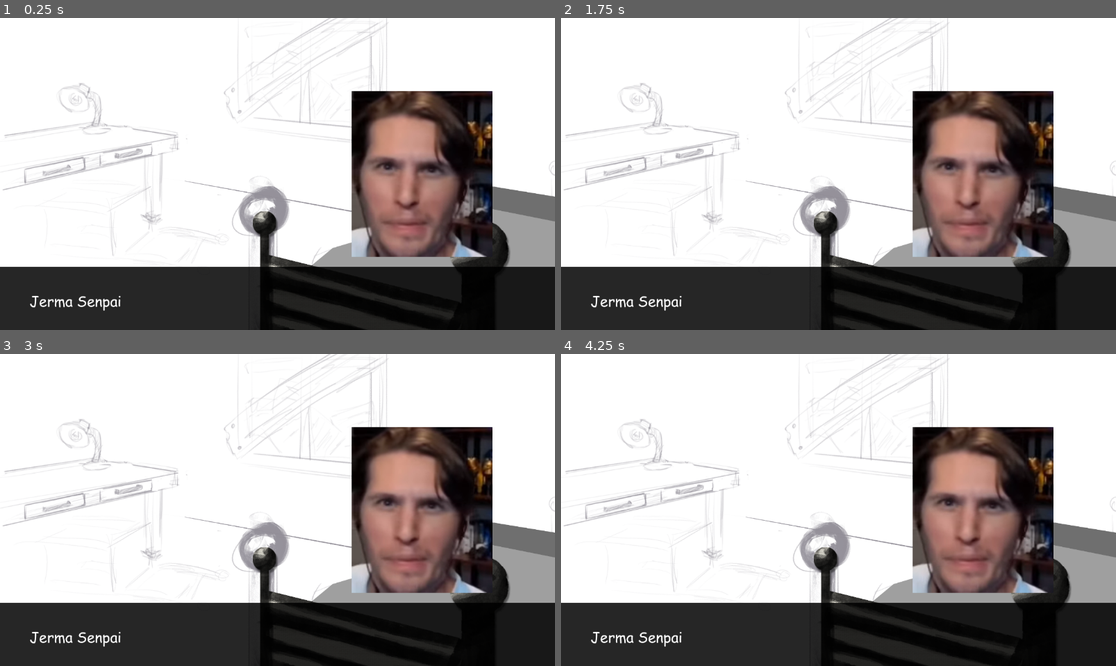
Above: before the commit, frames 1-4 (two rows, left to right).
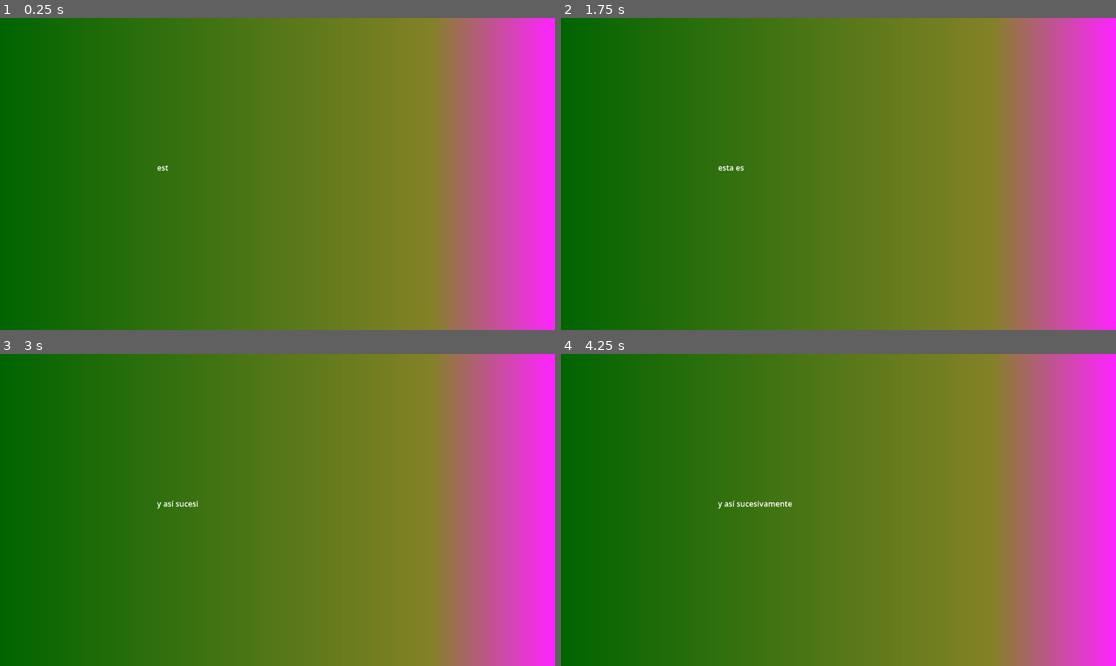
Above: after the commit, the same moments.

Repository: mariaclarasalona-gif/2026_LV3_TP4_paratexto
Game: Godot game, scene res://escenas/escena_intro.tscn
Two runs of this game, one before a commit and one after it. Both use one fixed random seed, a clock stepped at 60 frames per second and the inputs below. Before the commit the project starts from res://escenas/pruebas.tscn. The engine's default icon, where the game draws it, is replaced by a stand-in: a white triangle on a blue panel in a dark square.
Inputs (mouse positions are in pixels of both pictures, inside the frame that each line leads up to):
- Up to frame 1 (0.25 s): no input
- Up to frame 2 (1.75 s): tap Enter at 0.5 s; move the mouse to (960, 158) at 0.52 s; press the mouse at (960, 158) at 0.53 s; tap Space at 1.25 s; move the mouse to (727, 189) at 1.27 s; release the mouse at (727, 189) at 1.28 s; click (727, 189) at 1.35 s
- Up to frame 3 (3 s): tap Enter at 2 s; move the mouse to (333, 441) at 2.02 s; press the mouse at (333, 441) at 2.03 s; tap Space at 2.75 s; move the mouse to (249, 572) at 2.77 s; release the mouse at (249, 572) at 2.78 s; click (249, 572) at 2.85 s
- Up to frame 4 (4.25 s): tap Enter at 3.5 s; move the mouse to (1005, 556) at 3.52 s; press the mouse at (1005, 556) at 3.53 s

The runs differ from the first frame. In frame 1, 100% of the frame differs, in the area x 0-100%, y 0-100%; in frame 2, 100%; in frame 3, 100%; in frame 4, 100%.

Commit message:
in game completo
ya está todo funcionando, queda cambiar los placeholders :)
si tengo un ratito más, lo comento bien

Diff:
--- a/lv-3-2026-tp-4-paratexto/escenas/escena_in_game.tscn
+++ b/lv-3-2026-tp-4-paratexto/escenas/escena_in_game.tscn
@@ -1,4 +1,8 @@
 [gd_scene format=3 uid="uid://b1aw6t3qsrecc"]
+
+[ext_resource type="Script" uid="uid://b6te5ibgoon81" path="res://scripts/game_manager.gd" id="1_cbidq"]
+[ext_resource type="PackedScene" uid="uid://2ttvses1rjhk" path="res://escenas/escena_objeto.tscn" id="1_ntwcm"]
+[ext_resource type="PackedScene" uid="uid://c17cu5msoss0l" path="res://escenas/escena_lista.tscn" id="2_uvhu4"]
 
 [sub_resource type="Gradient" id="Gradient_j4sy0"]
 offsets = PackedFloat32Array(0, 0.77710843, 1)
@@ -7,13 +11,16 @@
 [sub_resource type="GradientTexture1D" id="GradientTexture1D_nlmh5"]
 gradient = SubResource("Gradient_j4sy0")
 
-[node name="game_manager" type="Control" unique_id=1130406808]
+[node name="game_manager" type="Control" unique_id=1130406808 node_paths=PackedStringArray("container_objetos", "lista")]
 layout_mode = 3
 anchors_preset = 15
 anchor_right = 1.0
 anchor_bottom = 1.0
 grow_horizontal = 2
 grow_vertical = 2
+script = ExtResource("1_cbidq")
+container_objetos = NodePath("container_objetos")
+lista = NodePath("escena_lista")
 
 [node name="container_UI" type="Control" parent="." unique_id=917628729]
 layout_mode = 1
@@ -31,3 +38,58 @@
 grow_horizontal = 2
 grow_vertical = 2
 texture = SubResource("GradientTexture1D_nlmh5")
+
+[node name="container_objetos" type="Control" parent="." unique_id=1803206316]
+layout_mode = 1
+anchors_preset = 15
+anchor_right = 1.0
+anchor_bottom = 1.0
+grow_horizontal = 2
+grow_vertical = 2
+
+[node name="objeto0" parent="container_objetos" unique_id=1848360090 instance=ExtResource("1_ntwcm")]
+layout_mode = 1
+offset_left = 341.0
+offset_top = 160.0
+offset_right = 490.0
+offset_bottom = 300.0
+
+[node name="objeto1" parent="container_objetos" unique_id=1070698480 instance=ExtResource("1_ntwcm")]
+layout_mode = 1
+offset_left = 160.0
+offset_top = -207.0
+offset_right = 309.0
+offset_bottom = -67.0
+
+[node name="objeto2" parent="container_objetos" unique_id=347367949 instance=ExtResource("1_ntwcm")]
+layout_mode = 1
+offset_left = -242.0
+offset_top = -263.0
+offset_right = -93.0
+offset_bottom = -123.0
+
+[node name="objeto3" parent="container_objetos" unique_id=1683638524 instance=ExtResource("1_ntwcm")]
+layout_mode = 1
+offset_left = -141.0
+offset_top = 70.0
+offset_right = 8.0
+offset_bottom = 210.0
+
+[node name="objeto4" parent="container_objetos" unique_id=1661644498 instance=ExtResource("1_ntwcm")]
+layout_mode = 1
+offset_left = -491.0
+offset_right = -342.0
+offset_bottom = 76.0
+
+[node name="escena_lista" parent="." unique_id=1333590021 instance=ExtResource("2_uvhu4")]
+layout_mode = 1
+offset_left = 24.0
+offset_top = 415.0
+offset_right = -797.0
+offset_bottom = 130.0
+
+[connection signal="pressed" from="container_objetos/objeto0" to="." method="encontro_objeto" binds= [0]]
+[connection signal="pressed" from="container_objetos/objeto1" to="." method="encontro_objeto" binds= [1]]
+[connection signal="pressed" from="container_objetos/objeto2" to="." method="encontro_objeto" binds= [2]]
+[connection signal="pressed" from="container_objetos/objeto3" to="." method="encontro_objeto" binds= [3]]
+[connection signal="pressed" from="container_objetos/objeto4" to="." method="encontro_objeto" binds= [4]]
--- a/lv-3-2026-tp-4-paratexto/escenas/escena_intro.tscn
+++ b/lv-3-2026-tp-4-paratexto/escenas/escena_intro.tscn
@@ -1,4 +1,6 @@
 [gd_scene format=3 uid="uid://gme3vwuwj174"]
+
+[ext_resource type="Script" uid="uid://7ujlrqrinsig" path="res://scripts/escena_outro.gd" id="1_qwgsd"]
 
 [sub_resource type="Gradient" id="Gradient_j4sy0"]
 offsets = PackedFloat32Array(0, 0.77710843, 1)
@@ -7,13 +9,53 @@
 [sub_resource type="GradientTexture1D" id="GradientTexture1D_qwgsd"]
 gradient = SubResource("Gradient_j4sy0")
 
-[node name="escena_intro" type="Control" unique_id=384956637]
+[sub_resource type="Animation" id="Animation_jwg67"]
+length = 0.001
+tracks/0/type = "value"
+tracks/0/imported = false
+tracks/0/enabled = true
+tracks/0/path = NodePath(".:visible_ratio")
+tracks/0/interp = 1
+tracks/0/loop_wrap = true
+tracks/0/keys = {
+"times": PackedFloat32Array(0),
+"transitions": PackedFloat32Array(1),
+"update": 0,
+"values": [0.0]
+}
+
+[sub_resource type="Animation" id="Animation_pj0yc"]
+resource_name = "texto_aparece"
+length = 2.0
+tracks/0/type = "value"
+tracks/0/imported = false
+tracks/0/enabled = true
+tracks/0/path = NodePath(".:visible_ratio")
+tracks/0/interp = 1
+tracks/0/loop_wrap = true
+tracks/0/keys = {
+"times": PackedFloat32Array(0, 2),
+"transitions": PackedFloat32Array(1, 1),
+"update": 0,
+"values": [0.0, 1.0]
+}
+
+[sub_resource type="AnimationLibrary" id="AnimationLibrary_qwgsd"]
+_data = {
+&"RESET": SubResource("Animation_jwg67"),
+&"texto_aparece": SubResource("Animation_pj0yc")
+}
+
+[node name="escena_intro" type="Control" unique_id=384956637 node_paths=PackedStringArray("animator_texto", "texto")]
 layout_mode = 3
 anchors_preset = 15
 anchor_right = 1.0
 anchor_bottom = 1.0
 grow_horizontal = 2
 grow_vertical = 2
+script = ExtResource("1_qwgsd")
+animator_texto = NodePath("container_UI/texto/AnimationPlayer")
+texto = NodePath("container_UI/texto")
 
 [node name="container_UI" type="Control" parent="." unique_id=1430514330]
 layout_mode = 1
@@ -32,7 +74,7 @@
 grow_vertical = 2
 texture = SubResource("GradientTexture1D_qwgsd")
 
-[node name="RichTextLabel" type="RichTextLabel" parent="container_UI" unique_id=575366138]
+[node name="texto" type="RichTextLabel" parent="container_UI" unique_id=575366138]
 custom_minimum_size = Vector2(500, 50)
 layout_mode = 1
 anchors_preset = 8
@@ -47,3 +89,8 @@
 grow_horizontal = 2
 grow_vertical = 2
 text = "HOLAAAAAAA ACÁ VA TEXTOOOOOOOOO"
+visible_characters = 0
+visible_ratio = 0.0
+
+[node name="AnimationPlayer" type="AnimationPlayer" parent="container_UI/texto" unique_id=1998395510]
+libraries/ = SubResource("AnimationLibrary_qwgsd")
--- a/lv-3-2026-tp-4-paratexto/escenas/escena_lista.tscn
+++ b/lv-3-2026-tp-4-paratexto/escenas/escena_lista.tscn
@@ -1,14 +1,17 @@
 [gd_scene format=3 uid="uid://c17cu5msoss0l"]
 
 [ext_resource type="Texture2D" uid="uid://ckm4eixm48uq4" path="res://icon.svg" id="1_s70y2"]
+[ext_resource type="Script" uid="uid://b854vjajyjhkl" path="res://scripts/escena_lista.gd" id="1_t3np7"]
 
-[node name="escena_lista" type="Control" unique_id=1333590021]
+[node name="escena_lista" type="Control" unique_id=1333590021 node_paths=PackedStringArray("container_objetos")]
 layout_mode = 3
 anchors_preset = 15
 anchor_right = 1.0
 anchor_bottom = 1.0
 grow_horizontal = 2
 grow_vertical = 2
+script = ExtResource("1_t3np7")
+container_objetos = NodePath("margen_objetos/container_objetos")
 
 [node name="textura_fondo" type="TextureRect" parent="." unique_id=1605950833]
 layout_mode = 1
@@ -34,7 +37,7 @@
 [node name="container_objetos" type="VBoxContainer" parent="margen_objetos" unique_id=966258575]
 layout_mode = 2
 
-[node name="objeto1" type="RichTextLabel" parent="margen_objetos/container_objetos" unique_id=1817175281]
+[node name="objeto0" type="RichTextLabel" parent="margen_objetos/container_objetos" unique_id=1817175281]
 custom_minimum_size = Vector2(500, 30)
 layout_mode = 2
 size_flags_horizontal = 4
@@ -42,7 +45,7 @@
 text = "Este es un objeto que hay que buscar!"
 horizontal_alignment = 1
 
-[node name="objeto2" type="RichTextLabel" parent="margen_objetos/container_objetos" unique_id=152073807]
+[node name="objeto1" type="RichTextLabel" parent="margen_objetos/container_objetos" unique_id=152073807]
 custom_minimum_size = Vector2(500, 30)
 layout_mode = 2
 size_flags_horizontal = 4
@@ -50,7 +53,7 @@
 text = "Este es un objeto que hay que buscar!"
 horizontal_alignment = 1
 
-[node name="objeto3" type="RichTextLabel" parent="margen_objetos/container_objetos" unique_id=1949707300]
+[node name="objeto2" type="RichTextLabel" parent="margen_objetos/container_objetos" unique_id=1949707300]
 custom_minimum_size = Vector2(500, 30)
 layout_mode = 2
 size_flags_horizontal = 4
@@ -58,7 +61,7 @@
 text = "Este es un objeto que hay que buscar!"
 horizontal_alignment = 1
 
-[node name="objeto4" type="RichTextLabel" parent="margen_objetos/container_objetos" unique_id=1884236188]
+[node name="objeto3" type="RichTextLabel" parent="margen_objetos/container_objetos" unique_id=1884236188]
 custom_minimum_size = Vector2(500, 30)
 layout_mode = 2
 size_flags_horizontal = 4
@@ -66,7 +69,7 @@
 text = "Este es un objeto que hay que buscar!"
 horizontal_alignment = 1
 
-[node name="objeto5" type="RichTextLabel" parent="margen_objetos/container_objetos" unique_id=1471097200]
+[node name="objeto4" type="RichTextLabel" parent="margen_objetos/container_objetos" unique_id=1471097200]
 custom_minimum_size = Vector2(500, 30)
 layout_mode = 2
 size_flags_horizontal = 4
--- /dev/null
+++ b/lv-3-2026-tp-4-paratexto/escenas/escena_objeto.tscn
@@ -0,0 +1,19 @@
+[gd_scene format=3 uid="uid://2ttvses1rjhk"]
+
+[ext_resource type="Texture2D" uid="uid://ckm4eixm48uq4" path="res://icon.svg" id="1_qyulx"]
+
+[node name="objeto" type="TextureButton" unique_id=1940176176]
+anchors_preset = 8
+anchor_left = 0.5
+anchor_top = 0.5
+anchor_right = 0.5
+anchor_bottom = 0.5
+offset_left = -64.0
+offset_top = -64.0
+offset_right = 64.0
+offset_bottom = 64.0
+grow_horizontal = 2
+grow_vertical = 2
+size_flags_horizontal = 4
+size_flags_vertical = 4
+texture_normal = ExtResource("1_qyulx")
--- a/lv-3-2026-tp-4-paratexto/project.godot
+++ b/lv-3-2026-tp-4-paratexto/project.godot
@@ -11,7 +11,7 @@
 [application]
 
 config/name="LV3_2026_TP4_Paratexto"
-run/main_scene="uid://8ig6id8hsplb"
+run/main_scene="uid://gme3vwuwj174"
 config/features=PackedStringArray("4.6", "GL Compatibility")
 config/icon="res://icon.svg"
 
--- /dev/null
+++ b/lv-3-2026-tp-4-paratexto/scripts/escena_lista.gd
@@ -0,0 +1,23 @@
+extends Control
+
+@export var container_objetos : Control
+
+var arreglo_objetos = []
+
+func _ready():
+	arreglo_objetos = cargar_objetos()
+
+func tachar_texto(cual):
+	var texto_original = arreglo_objetos[cual].text
+	arreglo_objetos[cual].text = str("[s]",texto_original,"[/s]")
+
+#IMPORTANTE
+#Los textos dentro del container tienen que estar en EL MISMO ORDEN que sus
+#objetos correspondientes en escena_in_game y tener EL MISMO NOMBRE DE NODO
+func cargar_objetos() -> Array:
+	var arreglo_de_objetos = []
+
+	for child in container_objetos.get_children():
+		arreglo_de_objetos.append(child)
+
+	return arreglo_de_objetos
--- a/lv-3-2026-tp-4-paratexto/scripts/escena_outro.gd
+++ b/lv-3-2026-tp-4-paratexto/scripts/escena_outro.gd
@@ -3,14 +3,27 @@
 @export var animator_texto : AnimationPlayer
 @export var texto : RichTextLabel
 
-var arreglo_lineas_texto = [
+var arreglo_lineas_texto_intro = [
 	"esta es la parte 0 del texto",
 	"esta es la parte 1",
 	"y así sucesivamente"
 ]
 
+var arreglo_lineas_texto_outro = [
+	"ya encontraste todos los objetos eaaa",
+	"ahora el juego se termina u-u",
+	"llorá, emocionate"
+]
+
 var termino_animacion = false
+var arreglo_texto_actual
 var linea_texto_actual = 0
+
+func _ready():
+	if name == "escena_intro":
+		arreglo_texto_actual = arreglo_lineas_texto_intro
+	else:
+		arreglo_texto_actual = arreglo_lineas_texto_outro
 
 func _input(event: InputEvent) -> void:
 	if event.is_action_pressed("click"):
@@ -21,8 +34,11 @@
 
 		else:
 			linea_texto_actual +=1
-			if linea_texto_actual >= (arreglo_lineas_texto.size()):
-				get_tree().change_scene_to_file("res://escenas/escena_in_game.tscn")
+			if linea_texto_actual >= (arreglo_texto_actual.size()):
+				if name == "escena_intro":
+					get_tree().change_scene_to_file("res://escenas/escena_in_game.tscn")
+				else:
+					get_tree().change_scene_to_file("res://escenas/escena_intro.tscn")
 			else:
 				termino_animacion = false
 				animator_texto.active = true
@@ -31,7 +47,7 @@
 
 func _process(delta):
 	if termino_animacion == false:
-		animacion_texto(arreglo_lineas_texto[linea_texto_actual])
+		animacion_texto(arreglo_texto_actual[linea_texto_actual])
 
 func animacion_texto(que_dice):
 	termino_animacion = false
--- /dev/null
+++ b/lv-3-2026-tp-4-paratexto/scripts/game_manager.gd
@@ -0,0 +1,27 @@
+extends Control
+
+@export var container_objetos : Control
+@export var lista : Control
+
+var arreglo_objetos = []
+var objetos_encontrados = 0
+
+func _ready():
+	arreglo_objetos = cargar_objetos()
+
+func _process(delta):
+	if objetos_encontrados >= arreglo_objetos.size():
+		await get_tree().create_timer(0.3).timeout
+		get_tree().change_scene_to_file("res://escenas/escena_outro.tscn")
+
+func cargar_objetos():
+	var arreglo_de_objetos = []
+
+	for child in container_objetos.get_children():
+		arreglo_de_objetos.append(child)
+
+	return arreglo_de_objetos
+
+func encontro_objeto(numero):
+	objetos_encontrados += 1
+	lista.tachar_texto(numero)
Not shown, added: lv-3-2026-tp-4-paratexto/scripts/escena_lista.gd.uid
Not shown, added: lv-3-2026-tp-4-paratexto/scripts/game_manager.gd.uid
